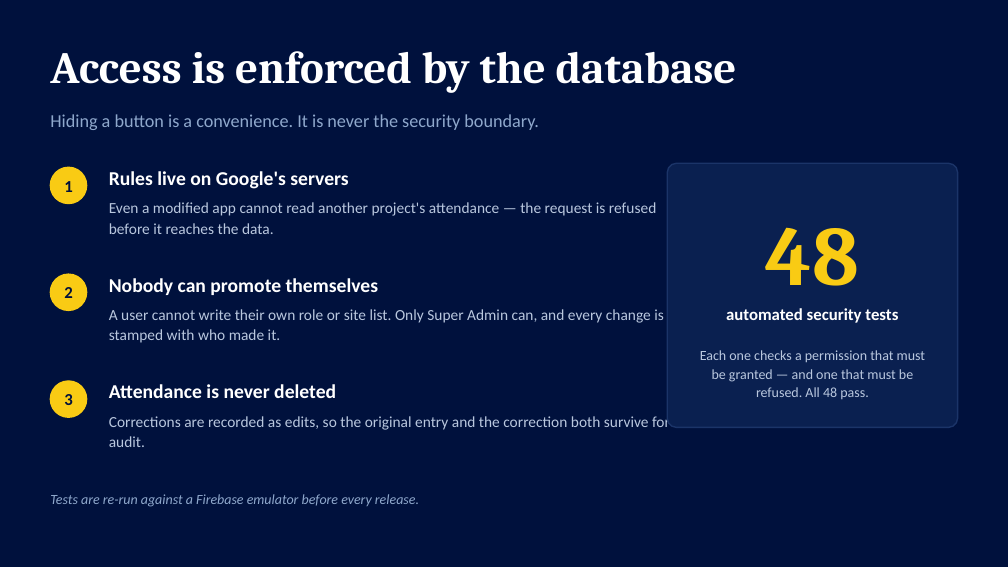
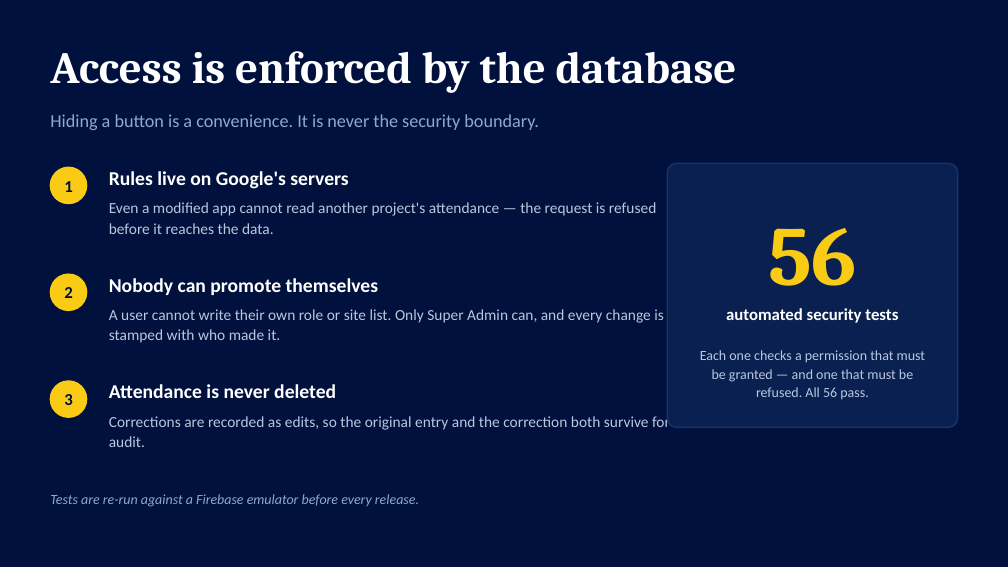
Before and after one commit to ui-sameerkhan/mini-agent-sameer, a slide deck: slide 12 of docs/SitePulse_HR_Presentation.pptx (slide 11 before the commit). Drawn at 1008x567 pixels with LibreOffice and Linux fonts; fonts in the diff are those of the drawing. Boxes give left, top, right and bottom in pixels: in the first picture for what was removed or moved away, otherwise in the second. Text is boxed around its words. In the diff, an @@ line names an element or a change of style, - is before the commit and + after.

```diff
--- a/docs/SitePulse_HR_Presentation.pptx
+++ b/docs/SitePulse_HR_Presentation.pptx
@@ text at bbox=[768, 228, 857, 286]: text changed @@
-48
+56
@@ text at bbox=[700, 350, 925, 399]: text changed @@
-Each one checks a permission that must be granted — and one that must be refused. All 48 pass.
+Each one checks a permission that must be granted — and one that must be refused. All 56 pass.
```
Also in this commit, not shown: 4 other slides changed, 1 slide added, 3 other files.
